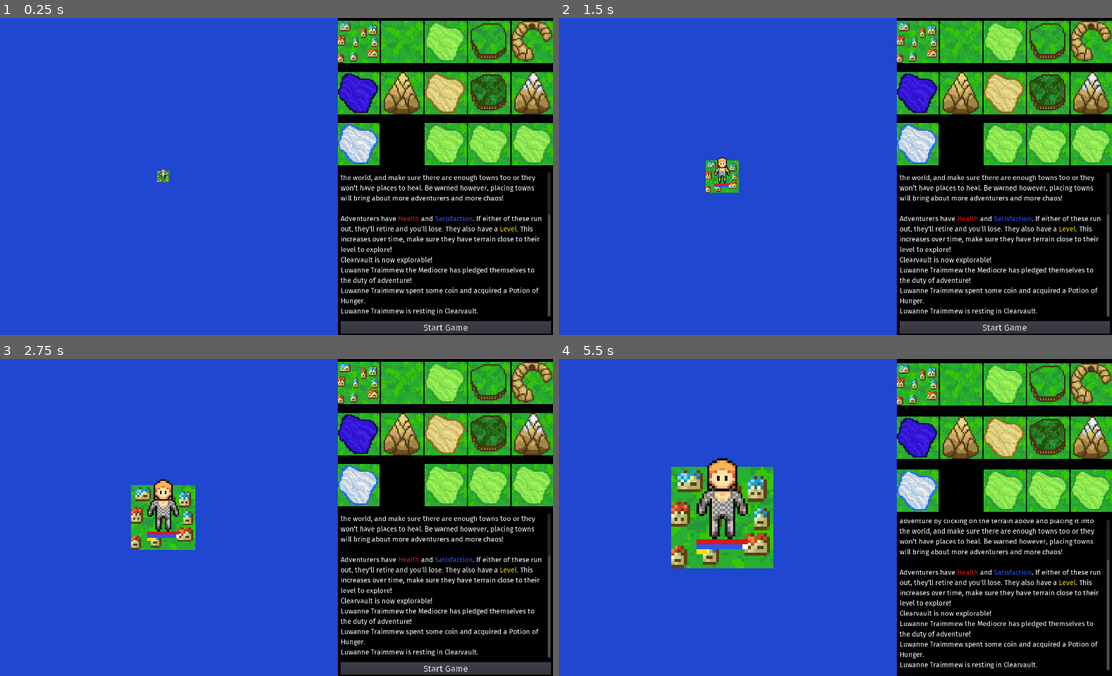
Above: before the commit, frames 1-4 (two rows, left to right).
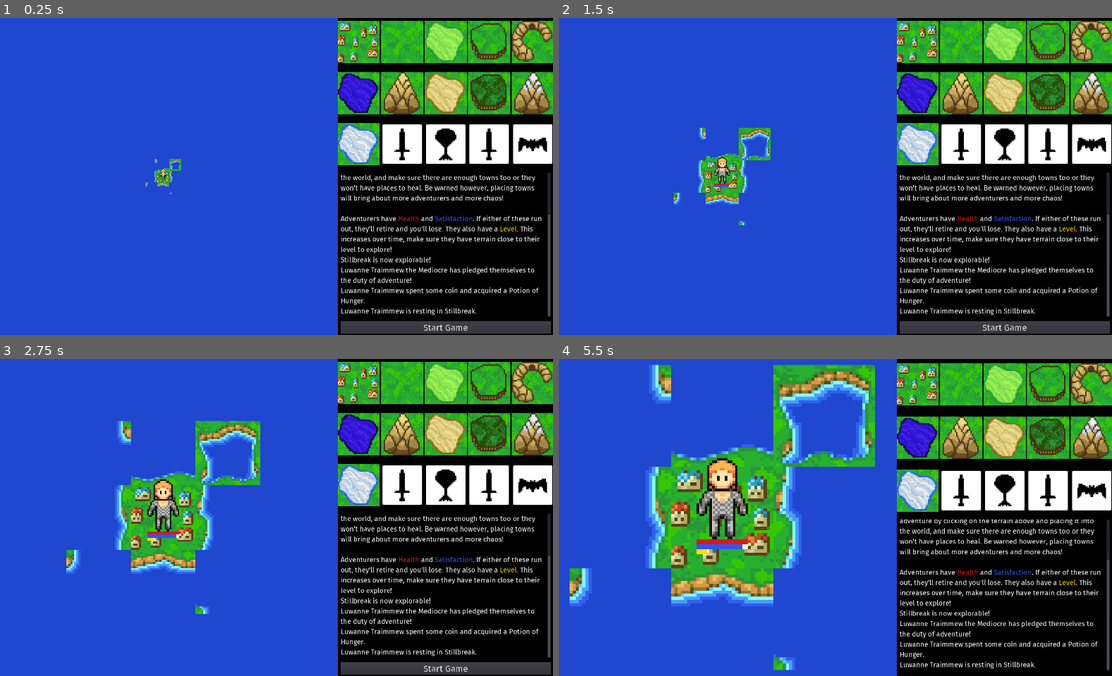
Above: after the commit, the same moments.

Repository: LLBlumire/ldjam46
Game: Godot game, scene res://src/OverviewUI/OverviewUI.tscn
Same seed, same stepped clock (60 frames per second), same inputs: the game is played once before the commit and once after it.
Inputs (mouse positions are in pixels of both pictures, inside the frame that each line leads up to):
- Up to frame 1 (0.25 s): no input
- Up to frame 2 (1.5 s): click (962, 144) at 0.52 s; click (1006, 144) at 1.25 s
- Up to frame 3 (2.75 s): click (486, 485) at 2 s
- Up to frame 4 (5.5 s): click (1089, 485) at 2.75 s; click "Start Game" at 3.5 s; click (918, 384) at 4.25 s; click (962, 384) at 5 s

The runs differ from the first frame. In frame 1, 4.3% of the frame differs, in the area x 26-100%, y 33-94%; in frame 2, 5.3%; in frame 3, 8.5%; in frame 4, 15%, in the area x 1-100%, y 1-99%.

Commit message:
Actually Commit Audio Changes

Diff:
--- a/src/Data/TileData.gd
+++ b/src/Data/TileData.gd
@@ -13,7 +13,6 @@
 const JUNGLE : int = 8
 const ALPINE : int = 9
 const ARCTIC : int = 10
-const OCEAN : int = 11
 const NAMES = {
 	TOWN: [
 		"Ravenvault",
--- a/src/NodeMgr.gd
+++ b/src/NodeMgr.gd
@@ -6,6 +6,8 @@
 var audio_select = "/root/OverviewUI/Audio/Select"
 var audio_place = "/root/OverviewUI/Audio/Place"
 var audio_bg_default = "/root/OverviewUI/Audio/BGDefault"
+var audio_bg_friendly = "/root/OverviewUI/Audio/BGFriendly"
+var audio_bg_hostile = "/root/OverviewUI/Audio/BGHostile"
 
 # Called when the node enters the scene tree for the first time.
 func _ready():
--- a/src/OverviewUI/BuildMenu.gd
+++ b/src/OverviewUI/BuildMenu.gd
@@ -8,11 +8,15 @@
 
 var audio_select: AudioStreamPlayer2D
 var audio_bg_default : AudioStreamPlayer2D
+var audio_bg_hostile : AudioStreamPlayer2D
+var audio_bg_friendly : AudioStreamPlayer2D
 
 # Called when the node enters the scene tree for the first time.
 func _ready():
 	audio_select = get_node(NodeMgr.audio_select)
 	audio_bg_default = get_node(NodeMgr.audio_bg_default)
+	audio_bg_hostile = get_node(NodeMgr.audio_bg_hostile)
+	audio_bg_friendly = get_node(NodeMgr.audio_bg_friendly)
 
 # Called every frame. 'delta' is the elapsed time since the previous frame.
 #func _process(delta):
@@ -54,3 +58,20 @@
 
 func _on_ArcticButton_pressed():
 	set_build_mode(TileData.ARCTIC)
+
+func _on_MuteButton_pressed():
+	audio_bg_default.stop()
+	audio_bg_friendly.stop()
+	audio_bg_hostile.stop()
+
+func _on_FriendlyButton_pressed():
+	_on_MuteButton_pressed()
+	audio_bg_friendly.play()
+
+func _on_DefaultButton_pressed():
+	_on_MuteButton_pressed()
+	audio_bg_default.play()
+
+func _on_HostileButton_pressed():
+	_on_MuteButton_pressed()
+	audio_bg_hostile.play()
--- a/src/OverviewUI/OverviewUI.tscn
+++ b/src/OverviewUI/OverviewUI.tscn
@@ -16,6 +16,9 @@
 [ext_resource path="res://res/button_groups/build_options.tres" type="ButtonGroup" id=14]
 [ext_resource path="res://src/OverviewUI/BeginGame.gd" type="Script" id=15]
 [ext_resource path="res://src/OverviewUI/RestartGame.gd" type="Script" id=16]
+[ext_resource path="res://res/music.png" type="Texture" id=17]
+[ext_resource path="res://res/sounds/bg_hostile.ogg" type="AudioStream" id=18]
+[ext_resource path="res://res/sounds/bg_friendly.ogg" type="AudioStream" id=19]
 
 [sub_resource type="AtlasTexture" id=1]
 atlas = ExtResource( 9 )
@@ -41,51 +44,63 @@
 atlas = ExtResource( 9 )
 region = Rect2( 160, 0, 32, 32 )
 
-[sub_resource type="AtlasTexture" id=13]
+[sub_resource type="AtlasTexture" id=7]
 atlas = ExtResource( 9 )
 region = Rect2( 192, 0, 32, 32 )
 
-[sub_resource type="AtlasTexture" id=14]
+[sub_resource type="AtlasTexture" id=8]
 atlas = ExtResource( 9 )
 region = Rect2( 224, 0, 32, 32 )
 
-[sub_resource type="AtlasTexture" id=15]
+[sub_resource type="AtlasTexture" id=9]
 atlas = ExtResource( 9 )
 region = Rect2( 256, 0, 32, 32 )
 
-[sub_resource type="AtlasTexture" id=16]
+[sub_resource type="AtlasTexture" id=10]
 atlas = ExtResource( 9 )
 region = Rect2( 288, 0, 32, 32 )
 
-[sub_resource type="AtlasTexture" id=17]
+[sub_resource type="AtlasTexture" id=11]
 atlas = ExtResource( 9 )
 region = Rect2( 320, 0, 32, 32 )
 
-[sub_resource type="AtlasTexture" id=7]
-atlas = ExtResource( 9 )
+[sub_resource type="AtlasTexture" id=21]
+atlas = ExtResource( 17 )
+region = Rect2( 0, 0, 32, 32 )
+
+[sub_resource type="AtlasTexture" id=12]
+atlas = ExtResource( 17 )
+region = Rect2( 32, 0, 32, 32 )
+
+[sub_resource type="AtlasTexture" id=19]
+atlas = ExtResource( 17 )
+region = Rect2( 0, 0, 32, 32 )
+
+[sub_resource type="AtlasTexture" id=20]
+atlas = ExtResource( 17 )
 region = Rect2( 64, 0, 32, 32 )
 
-[sub_resource type="DynamicFont" id=8]
+[sub_resource type="DynamicFont" id=13]
 size = 24
 use_filter = true
 font_data = ExtResource( 4 )
 
-[sub_resource type="DynamicFont" id=9]
+[sub_resource type="DynamicFont" id=14]
 size = 24
 use_filter = true
 font_data = ExtResource( 5 )
 
-[sub_resource type="DynamicFont" id=10]
+[sub_resource type="DynamicFont" id=15]
 size = 24
 use_filter = true
 font_data = ExtResource( 6 )
 
-[sub_resource type="DynamicFont" id=11]
+[sub_resource type="DynamicFont" id=16]
 size = 24
 use_filter = true
 font_data = ExtResource( 7 )
 
-[sub_resource type="DynamicFont" id=12]
+[sub_resource type="DynamicFont" id=17]
 size = 24
 use_filter = true
 font_data = ExtResource( 3 )
@@ -111,6 +126,14 @@
 stream = ExtResource( 13 )
 volume_db = -20.0
 autoplay = true
+
+[node name="BGHostile" type="AudioStreamPlayer2D" parent="Audio"]
+stream = ExtResource( 18 )
+volume_db = -20.0
+
+[node name="BGFriendly" type="AudioStreamPlayer2D" parent="Audio"]
+stream = ExtResource( 19 )
+volume_db = -20.0
 
 [node name="SplitScreen" type="HBoxContainer" parent="."]
 anchor_right = 1.0
@@ -358,6 +381,15 @@
 size_flags_horizontal = 3
 size_flags_vertical = 3
 
+[node name="MuteButton" type="TextureButton" parent="SplitScreen/ColorRect/UI/BuildMenu/MarginContainer12"]
+margin_right = 144.0
+margin_bottom = 164.0
+size_flags_horizontal = 3
+size_flags_vertical = 3
+texture_normal = SubResource( 21 )
+expand = true
+stretch_mode = 5
+
 [node name="MarginContainer13" type="MarginContainer" parent="SplitScreen/ColorRect/UI/BuildMenu"]
 margin_left = 296.0
 margin_top = 348.0
@@ -371,7 +403,7 @@
 margin_bottom = 164.0
 size_flags_horizontal = 3
 size_flags_vertical = 3
-texture_normal = SubResource( 7 )
+texture_normal = SubResource( 12 )
 expand = true
 stretch_mode = 5
 
@@ -388,7 +420,7 @@
 margin_bottom = 164.0
 size_flags_horizontal = 3
 size_flags_vertical = 3
-texture_normal = SubResource( 7 )
+texture_normal = SubResource( 19 )
 expand = true
 stretch_mode = 5
 
@@ -481,6 +513,10 @@
 [connection signal="pressed" from="SplitScreen/ColorRect/UI/BuildMenu/MarginContainer9/JungleButton" to="SplitScreen/ColorRect/UI/BuildMenu" method="_on_JungleButton_pressed"]
 [connection signal="pressed" from="SplitScreen/ColorRect/UI/BuildMenu/MarginContainer10/AlpineButton" to="SplitScreen/ColorRect/UI/BuildMenu" method="_on_AlpineButton_pressed"]
 [connection signal="pressed" from="SplitScreen/ColorRect/UI/BuildMenu/MarginContainer11/ArcticButton" to="SplitScreen/ColorRect/UI/BuildMenu" method="_on_ArcticButton_pressed"]
+[connection signal="pressed" from="SplitScreen/ColorRect/UI/BuildMenu/MarginContainer12/MuteButton" to="SplitScreen/ColorRect/UI/BuildMenu" method="_on_MuteButton_pressed"]
+[connection signal="pressed" from="SplitScreen/ColorRect/UI/BuildMenu/MarginContainer13/FriendlyButton" to="SplitScreen/ColorRect/UI/BuildMenu" method="_on_FriendlyButton_pressed"]
+[connection signal="pressed" from="SplitScreen/ColorRect/UI/BuildMenu/MarginContainer14/DefaultButton" to="SplitScreen/ColorRect/UI/BuildMenu" method="_on_DefaultButton_pressed"]
+[connection signal="pressed" from="SplitScreen/ColorRect/UI/BuildMenu/MarginContainer15/HostileButton" to="SplitScreen/ColorRect/UI/BuildMenu" method="_on_HostileButton_pressed"]
+[connection signal="pressed" from="SplitScreen/ColorRect/UI/MarginContainer/BeginGame" to="SplitScreen/ColorRect/UI/MarginContainer/BeginGame" method="_on_BeginGame_pressed"]
 [connection signal="pressed" from="SplitScreen/ColorRect/UI/MarginContainer/BeginGame" to="SplitScreen/ViewportContainer/Viewport/World" method="_on_BeginGame_pressed"]
-[connection signal="pressed" from="SplitScreen/ColorRect/UI/MarginContainer/BeginGame" to="SplitScreen/ColorRect/UI/MarginContainer/BeginGame" method="_on_BeginGame_pressed"]
 [connection signal="pressed" from="SplitScreen/ColorRect/UI/MarginContainer/RestartGame" to="SplitScreen/ColorRect/UI/MarginContainer/RestartGame" method="_on_RestartGame_pressed"]
--- a/src/WorldMap/WorldMap.gd
+++ b/src/WorldMap/WorldMap.gd
@@ -82,8 +82,6 @@
 		upper_bounds.y = world_loc.y
 	if make_noise:
 		place.play()
-	if tile == TileData.OCEAN:
-		return
 	var this_astar_id = astar.get_available_point_id()
 	astar.add_point(this_astar_id, location)
 	pos_ids[location] = this_astar_id
@@ -130,15 +128,33 @@
 
 	var offsets = {}
 	offsets[north] = world_borders.get_cell_autotile_coord(loc_north.x, loc_north.y).x
-	exists[north+east] = world_borders.get_cell_autotile_coord(loc_north_east.x, loc_north_east.y).x
-	exists[east] = world_borders.get_cell_autotile_coord(loc_east.x, loc_east.y).x
-	exists[south+east] = world_borders.get_cell_autotile_coord(loc_south_east.x, loc_south_east.y).x
-	exists[south] = world_borders.get_cell_autotile_coord(loc_south.x, loc_south.y).x
-	exists[south+west] = world_borders.get_cell_autotile_coord(loc_south_west.x, loc_south_west.y).x
-	exists[west] = world_borders.get_cell_autotile_coord(loc_west.x, loc_west.y).x
-	exists[north+west] = world_borders.get_cell_autotile_coord(loc_north_west.x, loc_north_west.y).x
+	offsets[north+east] = world_borders.get_cell_autotile_coord(loc_north_east.x, loc_north_east.y).x
+	offsets[east] = world_borders.get_cell_autotile_coord(loc_east.x, loc_east.y).x
+	offsets[south+east] = world_borders.get_cell_autotile_coord(loc_south_east.x, loc_south_east.y).x
+	offsets[south] = world_borders.get_cell_autotile_coord(loc_south.x, loc_south.y).x
+	offsets[south+west] = world_borders.get_cell_autotile_coord(loc_south_west.x, loc_south_west.y).x
+	offsets[west] = world_borders.get_cell_autotile_coord(loc_west.x, loc_west.y).x
+	offsets[north+west] = world_borders.get_cell_autotile_coord(loc_north_west.x, loc_north_west.y).x
 
+	if !exists[north]:
+		set_border(loc_north, 0)
+	if !exists[east]:
+		set_border(loc_east, 1)
+	if !exists[south]:
+		set_border(loc_south, 2)
+	if !exists[west]:
+		set_border(loc_west, 3)
+	if !exists[north+east]:
+		set_border(loc_north_east, 12)
+	if !exists[south+east]:
+		set_border(loc_south_east, 13)
+	if !exists[south+west]:
+		set_border(loc_south_west, 14)
+	if !exists[north+west]:
+		set_border(loc_north_west, 15)
 
+func set_border(loc, tile):
+	world_borders.set_cell(loc.x, loc.y, 0, false, false, false, Vector2(tile, 0))
 
 func get_tile_name(tile: int):
 	if tile == TileData.ARCTIC:
@@ -147,9 +163,7 @@
 		tile = TileData.MOUNTAIN
 	if tile == TileData.CAVES:
 		tile = TileData.MOUNTAIN
-	if tile == TileData.OCEAN:
-		return "The Ocean"
-	return TileData.NAMES[tile][randi() % TileData.NAMES.size()]
+	return TileData.NAMES[tile][randi() % TileData.NAMES[tile].size()]
 
 func get_tile_difficulty(pos: Vector2):
 	var tile = world_tile_map.get_cell_autotile_coord(pos.x, pos.y).x
--- a/src/WorldMap/WorldMap.tscn
+++ b/src/WorldMap/WorldMap.tscn
@@ -4,12 +4,12 @@
 [ext_resource path="res://res/worldborders.png" type="Texture" id=2]
 [ext_resource path="res://res/worldsprites.png" type="Texture" id=3]
 
-[sub_resource type="TileSet" id=3]
+[sub_resource type="TileSet" id=1]
 0/name = "worldborders.png 0"
 0/texture = ExtResource( 2 )
 0/tex_offset = Vector2( 0, 0 )
 0/modulate = Color( 1, 1, 1, 1 )
-0/region = Rect2( 0, 0, 384, 32 )
+0/region = Rect2( 0, 0, 544, 32 )
 0/tile_mode = 2
 0/autotile/icon_coordinate = Vector2( 0, 0 )
 0/autotile/tile_size = Vector2( 32, 32 )
@@ -27,8 +27,7 @@
 0/shapes = [  ]
 0/z_index = 0
 
-[sub_resource type="TileSet" id=1]
-resource_name = "worldsprites"
+[sub_resource type="TileSet" id=2]
 0/name = "worldsprites.png 0"
 0/texture = ExtResource( 3 )
 0/tex_offset = Vector2( 0, 0 )
@@ -51,8 +50,7 @@
 0/shapes = [  ]
 0/z_index = 0
 
-[sub_resource type="TileSet" id=2]
-resource_name = "select"
+[sub_resource type="TileSet" id=3]
 0/name = "worldsprites.png 0"
 0/texture = ExtResource( 3 )
 0/tex_offset = Vector2( 0, 0 )
@@ -79,7 +77,7 @@
 script = ExtResource( 1 )
 
 [node name="WorldBorderMap" type="TileMap" parent="."]
-tile_set = SubResource( 3 )
+tile_set = SubResource( 1 )
 cell_size = Vector2( 32, 32 )
 cell_custom_transform = Transform2D( 1, 0, 0, 1, 0, 0 )
 format = 1
@@ -88,7 +86,7 @@
 }
 
 [node name="WorldTileMap" type="TileMap" parent="."]
-tile_set = SubResource( 1 )
+tile_set = SubResource( 2 )
 cell_size = Vector2( 32, 32 )
 cell_custom_transform = Transform2D( 1, 0, 0, 1, 0, 0 )
 format = 1
@@ -99,7 +97,7 @@
 
 [node name="WorldSelect" type="TileMap" parent="."]
 use_parent_material = true
-tile_set = SubResource( 2 )
+tile_set = SubResource( 3 )
 cell_size = Vector2( 32, 32 )
 cell_custom_transform = Transform2D( 1, 0, 0, 1, 0, 0 )
 cell_tile_origin = 1
@@ -110,7 +108,7 @@
 
 [node name="NeighbourMask" type="TileMap" parent="."]
 visible = false
-tile_set = SubResource( 2 )
+tile_set = SubResource( 3 )
 cell_size = Vector2( 32, 32 )
 cell_custom_transform = Transform2D( 1, 0, 0, 1, 0, 0 )
 cell_tile_origin = 1
Binary file removed: Unsorted assets/musicbuttons_strip3.png
Not shown, removed: Unsorted assets/musicbuttons_strip3.png.import
Not shown: 8 places in src/OverviewUI/OverviewUI.tscn that only renumber resources
